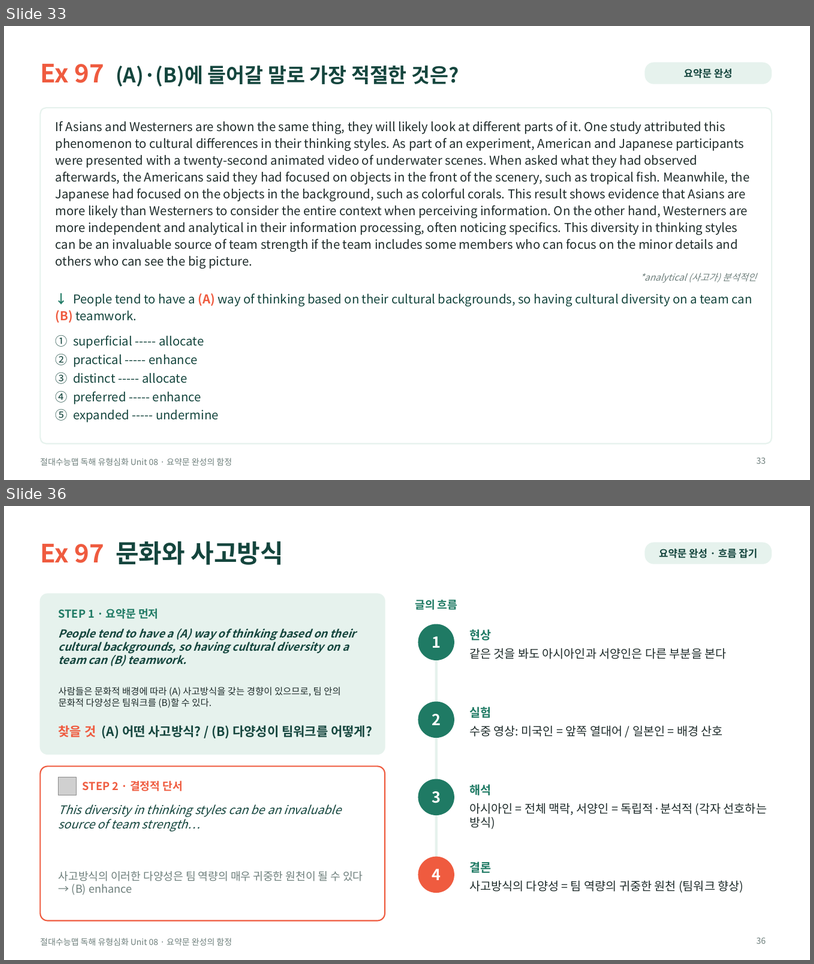
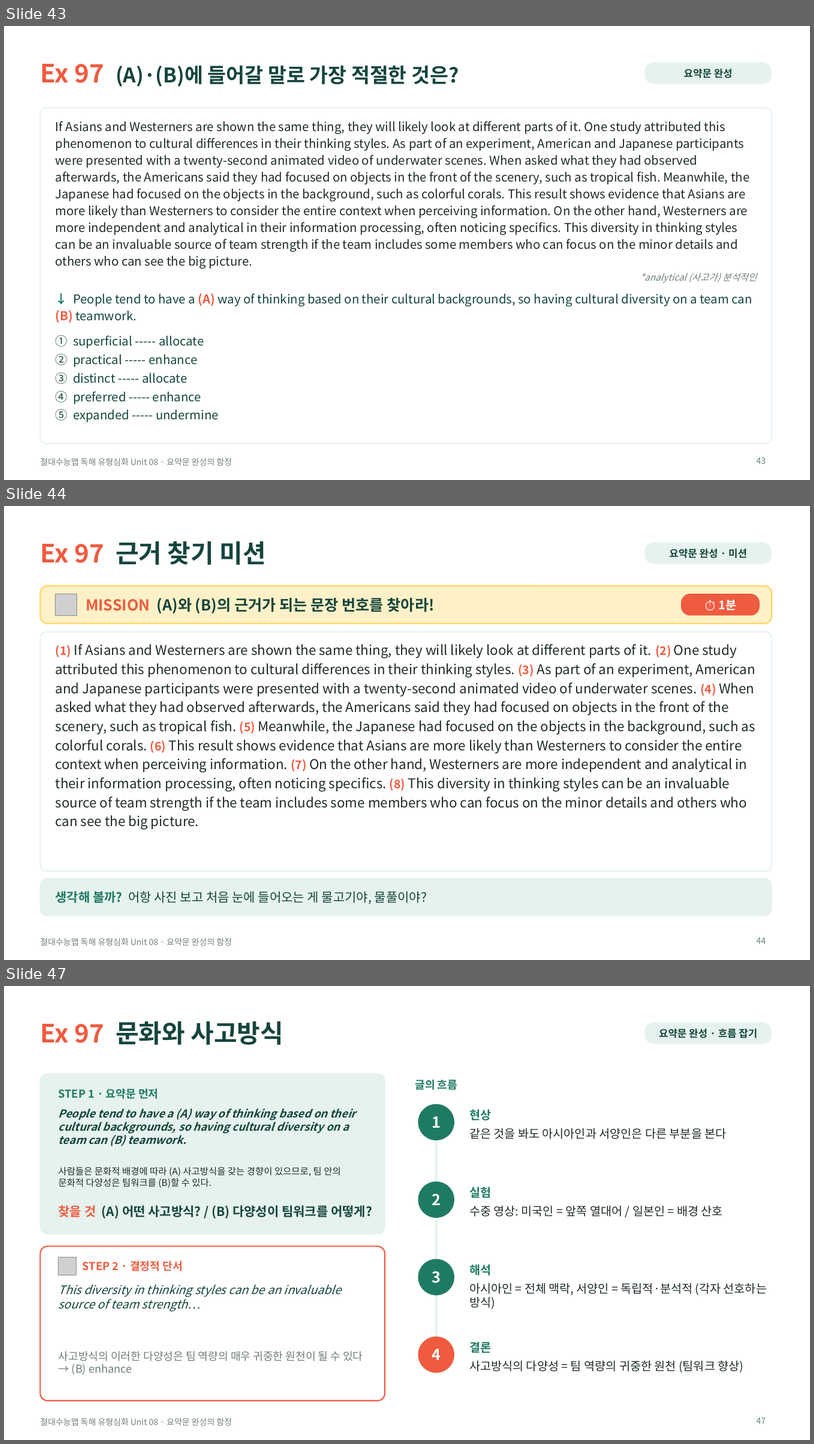
Before and after one commit to HUFSDavid/HUFSDavid, a slide deck: 절대수능맵_독해유형심화_Unit08_수업PPT.pptx. Shown one above the other, each under a label of ours: slides 33 and 36 before the commit, slides 43, 44 and 47 after it; the slides between them are not shown. The pictures are 814x964 and 814x1444 pixels, drawn with LibreOffice and Linux fonts; fonts in the diff are those of the drawing; grey boxes stand for pictures. Boxes give left, top, right and bottom in pixels: in the first picture for what was removed or moved away, otherwise in the second. Text is boxed around its words. In the diff, an @@ line names an element or a change of style, - is before the commit and + after.

```diff
--- a/절대수능맵_독해유형심화_Unit08_수업PPT.pptx
+++ b/절대수능맵_독해유형심화_Unit08_수업PPT.pptx
@@ slide 44 added at [4, 506, 810, 960], background #FFFFFF; not listed: 1 template element that a slide beside it also shows @@
@@ title added at [40, 541, 266, 565], 30 pt, text #14453D, bold @@
+Ex 97 근거 찾기 미션
@@ rounded rectangle added at [645, 542, 772, 564], fill #E6F2ED, 12 pt, text #14453D, bold @@
+요약문 완성 · 미션
@@ rounded rectangle added at [40, 586, 772, 624], fill #FFF1C7, outline #FFD45C 1.5 pt @@
@@ picture added at [56, 594, 77, 615] @@
@@ rounded rectangle added at [681, 594, 760, 615], fill #EF5B3F, 14 pt, text #FFFFFF, bold @@
+⏱ 1분
@@ text added at [86, 598, 435, 613], 18 pt, text #14453D, bold @@
+MISSION (A)와 (B)의 근거가 되는 문장 번호를 찾아라!
@@ rounded rectangle added at [40, 632, 772, 871], fill #FFFFFF, outline #E6F2ED 1.5 pt @@
@@ text added at [56, 644, 756, 829], 16 pt, text #1E2B2A @@
+(1) If Asians and Westerners are shown the same thing, they will likely look at different parts of it. (2) One study attributed this phenomenon to cultural differences in their thinking styles. (3) As part of an experiment, American and Japanese participants were presented with a twenty-second animated video of underwater scenes. (4) When asked what they had observed afterwards, the Americans said they had focused on objects in the front of the scenery, such as tropical fish. (5) Meanwhile, the Japanese had focused on the objects in the background, such as colorful corals. (6) This result shows evidence that Asians are more likely than Westerners to consider the entire context when perceiving information. (7) On the other hand, Westerners are more independent and analytical in their information processing, often noticing specifics. (8) This diversity in thinking styles can be an invaluable source of team strength if the team includes some members who can focus on the minor details and others who can see the big picture.
@@ rounded rectangle added at [40, 878, 772, 916], fill #E6F2ED, outline #E6F2ED 1 pt @@
@@ text added at [56, 891, 427, 904], 15 pt, text #14453D @@
+생각해 볼까? 어항 사진 보고 처음 눈에 들어오는 게 물고기야, 물풀이야?
@@ page number added at [757, 937, 767, 943], 10 pt, text #6E7F7C @@
+44
@@ what was slide 33 is now slide 43 @@
@@ page number at [757, 457, 767, 463]: text changed @@
-33
+43
@@ what was slide 36 is now slide 47 @@
@@ page number at [757, 1417, 767, 1423]: text changed @@
-36
+47
```
Also in this commit, not shown: 40 slides changed, 29 other slides added, 5 other files.
